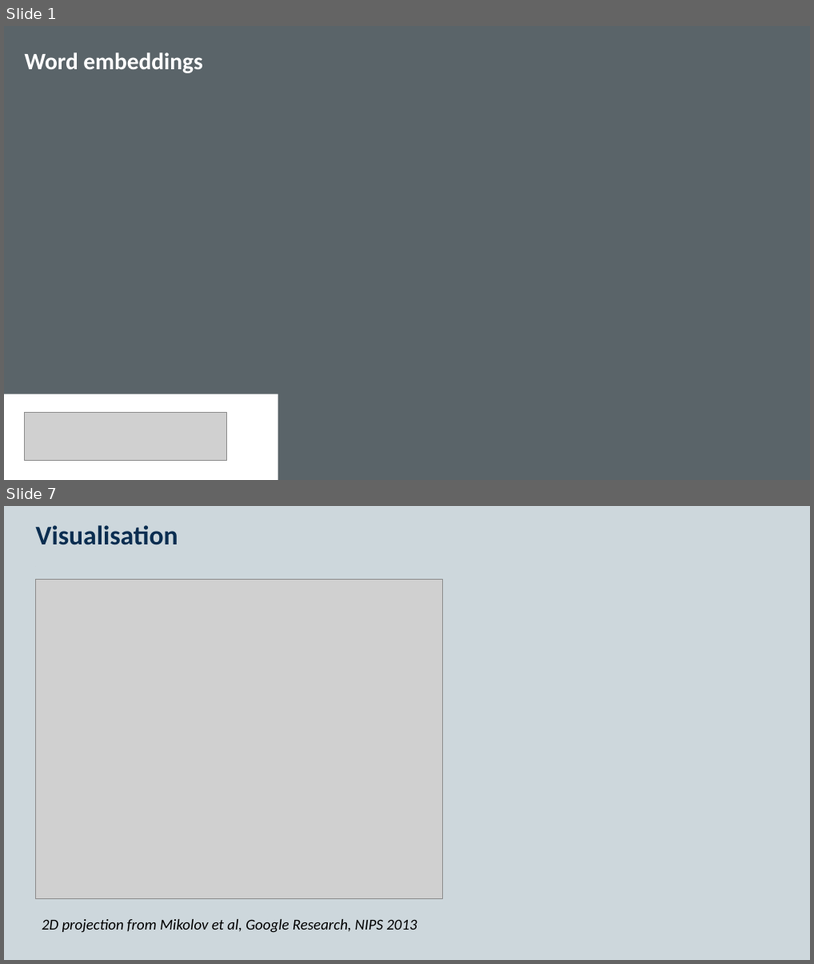
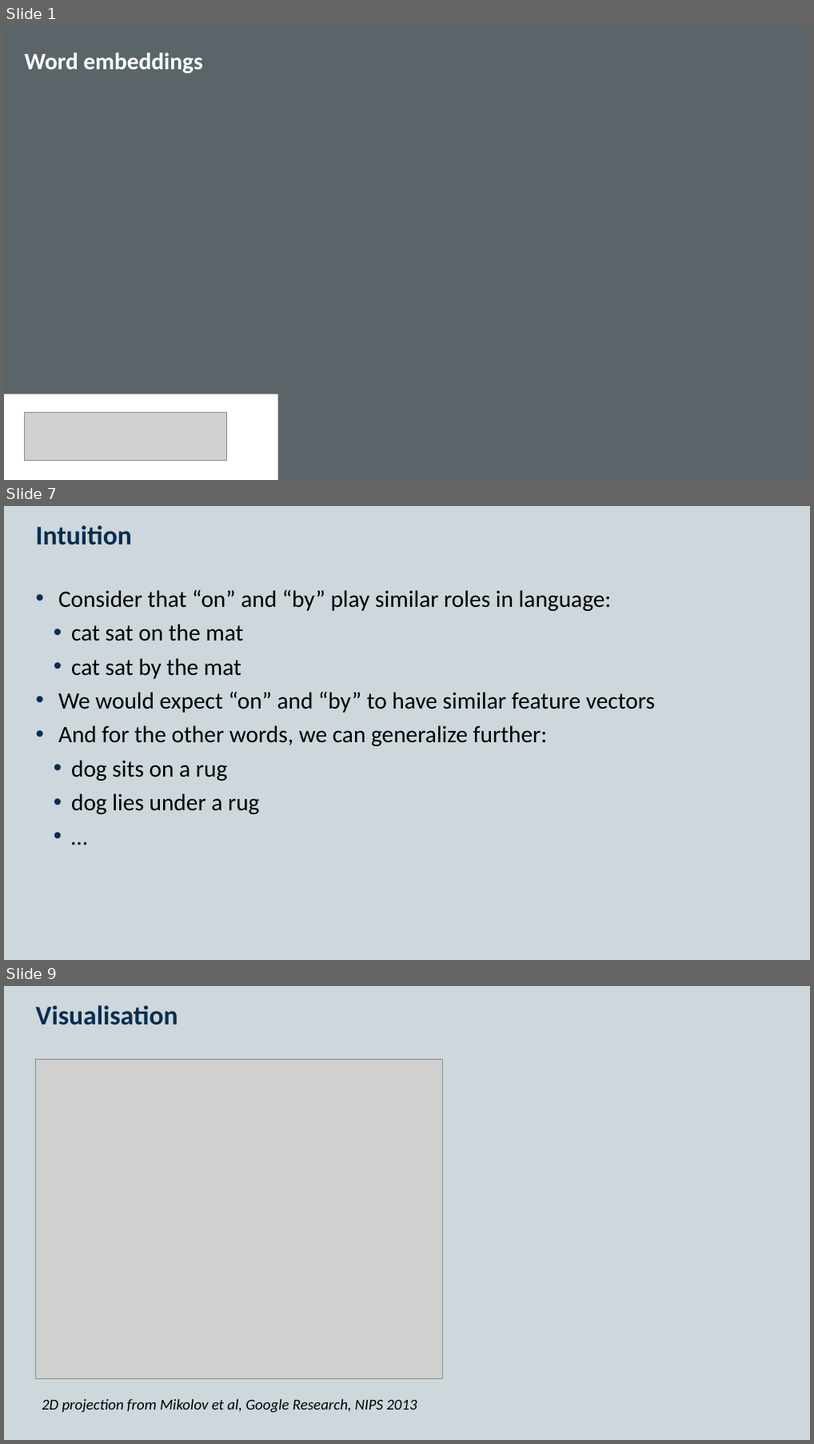
Before and after one commit to KCL-Health-NLP/nlp-half-day-workshop, a slide deck: presentations/word-embeddings.pptx. Shown one above the other, each under a label of ours: slides 1 and 7 before the commit, slides 1, 7 and 9 after it; the slides between them are not shown. The pictures are 814x964 and 814x1444 pixels, drawn with LibreOffice and Linux fonts; fonts in the diff are those of the drawing; grey boxes stand for pictures; background and template pictures are left out. Boxes give left, top, right and bottom in pixels: in the first picture for what was removed or moved away, otherwise in the second. Text is boxed around its words. In the diff, an @@ line names an element or a change of style, - is before the commit and + after.

```diff
--- a/presentations/word-embeddings.pptx
+++ b/presentations/word-embeddings.pptx
@@ slide 7 added at (x1=4, y1=506, x2=810, y2=960), background #CDD7DC; not listed: 2 template elements that a slide beside it also shows @@
@@ title added at (x1=36, y1=525, x2=132, y2=545), 32 pt, text #0A2D50, bold @@
+Intuition
@@ text added at (x1=58, y1=590, x2=655, y2=814), 28 pt, text #000000 @@
+• Consider that “on” and “by” play similar roles in language:
+      • cat sat on the mat
+      • cat sat by the mat
+• We would expect “on” and “by” to have similar feature vectors
+• And for the other words, we can generalize further:
+      • dog sits on a rug
+      • dog lies under a rug
+      • …
@@ what was slide 7 is now slide 9 @@
```
Also in this commit, not shown: 4 slides changed, 2 other slides added, 1 slide removed, 7 other files.
